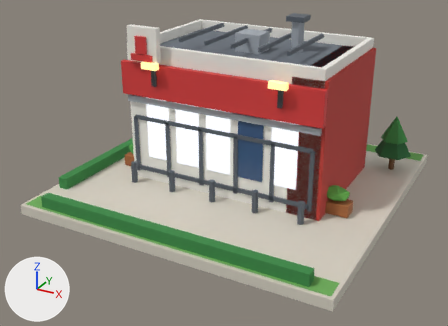
The glTF model public/models/15.glb, before and after one commit.
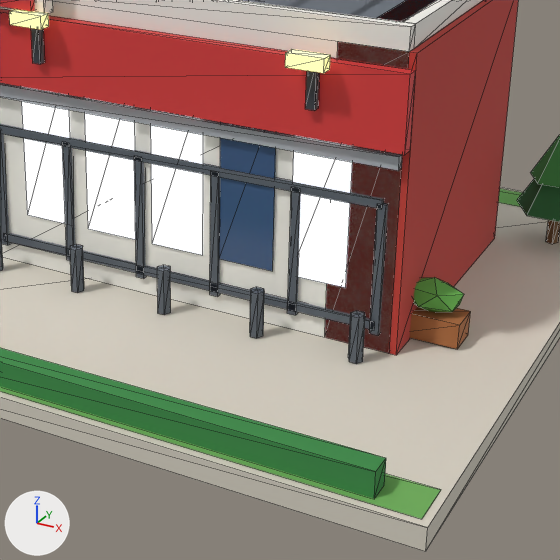
Each version appears first whole from a camera (50 mm lens) standing at (0.821, -1.61, 0.872) and looking at (-0.017, -0.087, 0.111), and next in a close-up on the part from 30% to 88% of the width and 18% to 97% of the height. The lights are fixed; the arrows at lower left show +X, +Y and +Z. The last two pictures show the newer version. The close-ups show mesh edges as thin lines. Vertices at exactly the same position are counted once.

Objects in the first close-up: 'b15'.
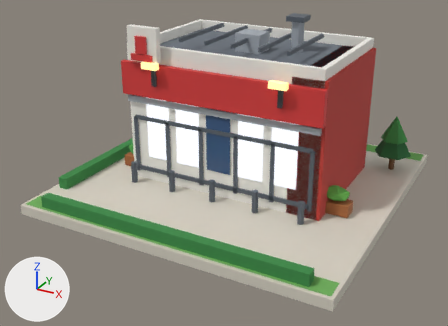
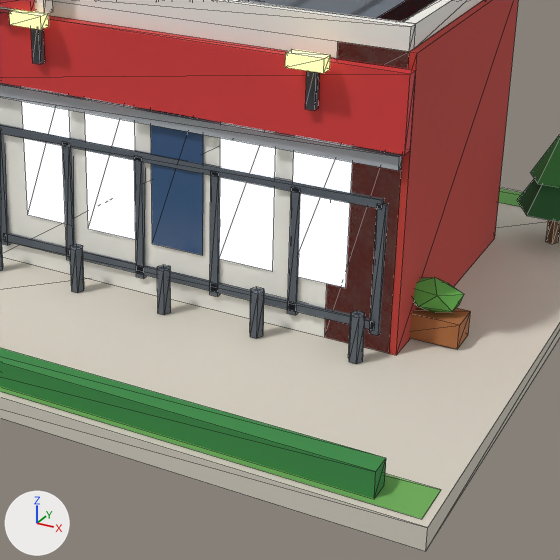
Pixel boxes [x1, y1, x2, y2] of what changed, in the close-ups (560 x 560 px; the box of a moved part takes in the faces that stretch with it):
'b15', reshaped, recoloured
    both: [0, 0, 560, 551]
part 1 of me_b15, moved or reshaped
    before: [151, 110, 203, 255]
    after: [219, 122, 276, 271]
part 2 of me_b15, moved or reshaped (not visible afterwards)
    before: [219, 122, 276, 271]
part 3 of me_b15, moved or reshaped (not visible before)
    after: [151, 110, 203, 255]
part 4 of me_b15, recoloured (blue)
    after: [151, 110, 203, 255]

The change, as a diff of the scene's bpy script:
```diff
--- a/public/models/15.glb.py
+++ b/public/models/15.glb.py
@@ me_b15 @@
 me_b15.from_pydata(...)  # 568 vertices, 682 faces; spans x -0.48..0.48, y -0.48..0.48, z 0.0..0.535
 # used by ob_b15; location = (0.0, 0.0, 0.0)
-me_b15.vertices[104].co = (-0.313, 0.101, 0.11)
-me_b15.vertices[105].co = (-0.313, 0.019, 0.11)
-me_b15.vertices[106].co = (-0.313, 0.019, 0.35)
-me_b15.vertices[107].co = (-0.313, 0.101, 0.35)
+# me_b15 part 1: the loose piece of 4 vertices spanning x -0.04..0.04, y -0.153, z 0.11..0.35 is moved by (0.104, 0.0, 0.0)
+# me_b15 part 2: all 2 vertices in x 0.064, y -0.153, z 0.11..0.35 are moved by (0.079, 0.426, 0.0)
+# me_b15 part 3
+me_b15.vertices[104].co = (-0.04, -0.153, 0.11)  # pixel (152, 243)
+me_b15.vertices[105].co = (0.04, -0.153, 0.11)  # pixel (202, 255)
+me_b15.vertices[106].co = (0.04, -0.153, 0.35)
+me_b15.vertices[107].co = (-0.04, -0.153, 0.35)
+# me_b15 part 4: all 2 faces centred in x -0.313, y 0.046..0.074, z 0.19..0.27 switch from mat_glow_window to mat_glass_dark
 me_b15.materials.append(mat_paving)
```
